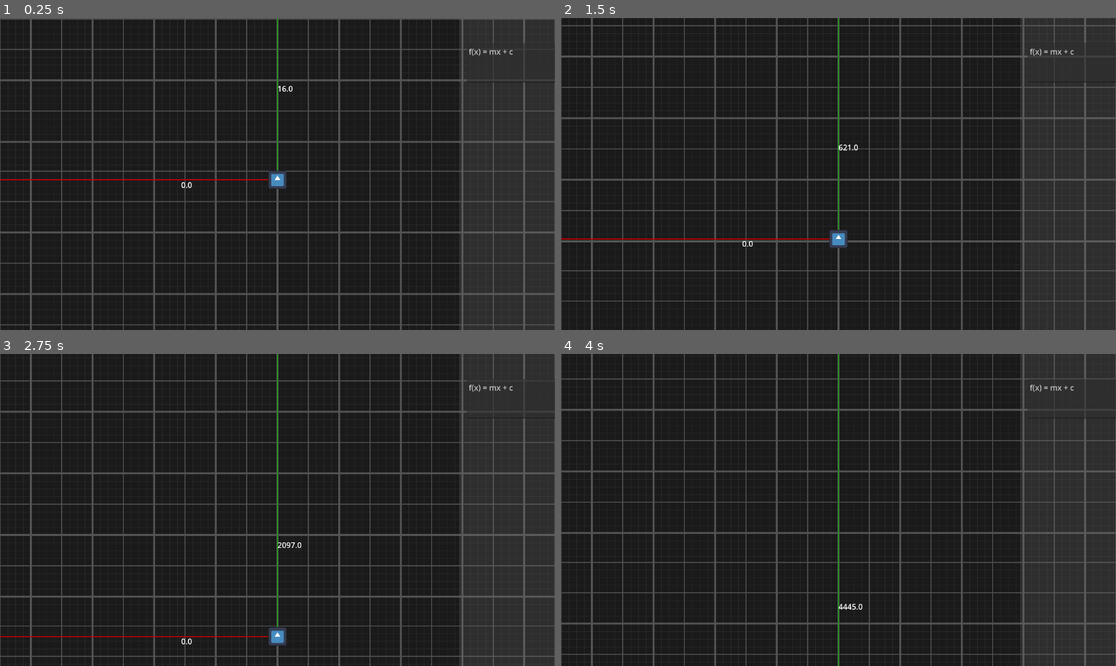
Above: before the commit, frames 1-4 (two rows, left to right).
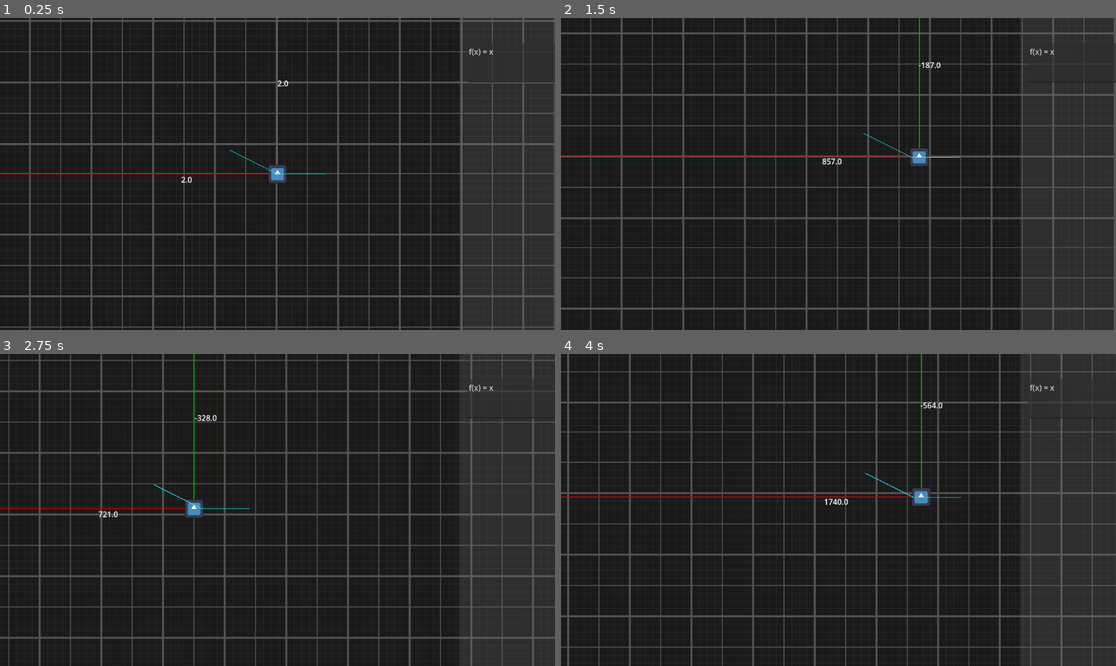
Above: after the commit, the same moments.

Repository: boiiiiiiiii12355/graph-combat
Game: Godot game, scene res://Scenes/game.tscn
Same seed, same stepped clock (60 frames per second), same inputs: the game is played once before the commit and once after it. The engine's default icon, where the game draws it, is replaced by a stand-in: a white triangle on a blue panel in a dark square.
Inputs:
- Up to frame 1 (0.25 s): no input
- Up to frame 2 (1.5 s): hold D (right, bound only after the commit) from 0.53 s (still down); tap W (up, bound only after the commit) at 0.6, 0.77, 1.07, 1.35 s
- Up to frame 3 (2.75 s): tap W (up, bound only after the commit) at 1.52, 1.82, 2.1 s; release D (right, bound only after the commit) at 2.03 s; hold A (left, bound only after the commit) from 2.03 s (still down)
- Up to frame 4 (4 s): release A (left, bound only after the commit) at 2.78 s; hold D (right, bound only after the commit) from 2.78 s (still down); tap W (up, bound only after the commit) at 2.85, 3.02, 3.32, 3.6, 3.77 s

The runs differ from the first frame. In frame 1, 15% of the frame differs, in the area x 0-100%, y 0-100%; in frame 2, 16%; in frame 3, 18%; in frame 4, 17%.

Commit message:
Update game.tscn, player.tscn, ui.tscn, and 3 more files

Diff:
--- a/Scenes/game.tscn
+++ b/Scenes/game.tscn
@@ -20,6 +20,7 @@
 stretch_mode = 1
 
 [node name="Player" parent="." instance=ExtResource("1_ebmjs")]
+position = Vector2(2, 2)
 
 [node name="math_camera" parent="Player" instance=ExtResource("3_3dryh")]
 
--- a/Scenes/player.tscn
+++ b/Scenes/player.tscn
@@ -6,11 +6,11 @@
 [sub_resource type="RectangleShape2D" id="RectangleShape2D_onrkg"]
 size = Vector2(34, 35.5)
 
-[node name="Player" type="CharacterBody2D" node_paths=PackedStringArray("ruler_x", "ruler_y")]
+[node name="Player" type="CharacterBody2D" node_paths=PackedStringArray("ruler_x", "ruler_y", "line")]
 script = ExtResource("1_cvnsp")
 ruler_x = NodePath("Rulers/x")
 ruler_y = NodePath("Rulers/y")
-ruler_color = Color(0.40832943, 0.4083295, 0.40832937, 1)
+line = NodePath("Rulers/graph")
 
 [node name="Icon" type="Sprite2D" parent="."]
 scale = Vector2(0.3, 0.3)
@@ -28,3 +28,9 @@
 
 [node name="x" type="Line2D" parent="Rulers"]
 points = PackedVector2Array(0, 0)
+
+[node name="graph" type="Line2D" parent="Rulers"]
+top_level = true
+points = PackedVector2Array(0, 1000, 0, 0, 0, 0, 0, 0, 0, 0, 0, 0, 0, 0, 0, 0, 0, 0, 0, 0, 0, 0, 0, 0)
+width = 1.0
+default_color = Color(0, 1, 1, 1)
--- a/Scenes/ui.tscn
+++ b/Scenes/ui.tscn
@@ -12,7 +12,7 @@
 script = ExtResource("1_jxero")
 x_label = NodePath("xy_labels/x_label")
 y_label = NodePath("xy_labels/y_label")
-dir_input = NodePath("input/TextEdit")
+dir_input = NodePath("input/input")
 
 [node name="xy_labels" type="Control" parent="."]
 anchors_preset = 0
@@ -46,14 +46,14 @@
 offset_bottom = 655.0
 color = Color(0.45490196, 0.45490196, 0.45490196, 1)
 
-[node name="TextEdit" type="TextEdit" parent="input"]
+[node name="input" type="TextEdit" parent="input"]
 layout_mode = 0
 offset_left = 969.0
 offset_top = 52.0
 offset_right = 1215.0
 offset_bottom = 134.0
-text = "f(x) = mx + c"
+text = "f(x) = x"
 placeholder_text = "f(x) = mx + c
 "
 
-[connection signal="text_changed" from="input/TextEdit" to="." method="_on_text_edit_text_changed"]
+[connection signal="text_changed" from="input/input" to="." method="_on_text_edit_text_changed"]
--- a/project.godot
+++ b/project.godot
@@ -26,6 +26,26 @@
 "events": [Object(InputEventKey,"resource_local_to_scene":false,"resource_name":"","device":-1,"window_id":0,"alt_press …(195 unchanged characters)…
 ]
 }
+up={
+"deadzone": 0.2,
+"events": [Object(InputEventKey,"resource_local_to_scene":false,"resource_name":"","device":-1,"window_id":0,"alt_pressed":false,"shift_pressed":false,"ctrl_pressed":false,"meta_pressed":false,"pressed":false,"keycode":0,"physical_keycode":87,"key_label":0,"unicode":119,"location":0,"echo":false,"script":null)
+]
+}
+down={
+"deadzone": 0.2,
+"events": [Object(InputEventKey,"resource_local_to_scene":false,"resource_name":"","device":-1,"window_id":0,"alt_pressed":false,"shift_pressed":false,"ctrl_pressed":false,"meta_pressed":false,"pressed":false,"keycode":0,"physical_keycode":83,"key_label":0,"unicode":115,"location":0,"echo":false,"script":null)
+]
+}
+left={
+"deadzone": 0.2,
+"events": [Object(InputEventKey,"resource_local_to_scene":false,"resource_name":"","device":-1,"window_id":0,"alt_pressed":false,"shift_pressed":false,"ctrl_pressed":false,"meta_pressed":false,"pressed":false,"keycode":0,"physical_keycode":65,"key_label":0,"unicode":97,"location":0,"echo":false,"script":null)
+]
+}
+right={
+"deadzone": 0.2,
+"events": [Object(InputEventKey,"resource_local_to_scene":false,"resource_name":"","device":-1,"window_id":0,"alt_pressed":false,"shift_pressed":false,"ctrl_pressed":false,"meta_pressed":false,"pressed":false,"keycode":0,"physical_keycode":68,"key_label":0,"unicode":100,"location":0,"echo":false,"script":null)
+]
+}
 
 [rendering]
 
--- a/scripts/player.gd
+++ b/scripts/player.gd
@@ -20,10 +20,31 @@
 	move_and_slide()
 
 func _physics_process(delta: float) -> void:
-	movement()
+	debug_movement()
+	graphing()
 
 @export var gravity = 9.3
 func movement():
-	if paused == false:
-		if not is_on_floor():
-			velocity.y += gravity
+	pass
+
+var speed = 1000
+func debug_movement():
+	var dir = Input.get_vector("left", "right", "up", 'down')
+	velocity = dir * speed
+
+
+
+
+@export var line : Line2D
+var center_point = 6
+var offset = 100
+func graphing():
+	var center = global_position
+	for pt in line.get_point_count():
+		line.set_point_position(center_point, center)
+		if not pt == center_point:
+			if pt < center_point:
+				line.set_point_position(pt, center - Vector2(offset, 50))
+
+			elif pt > center_point:
+				line.set_point_position(pt, center + Vector2(offset, 0))
--- a/scripts/ui.gd
+++ b/scripts/ui.gd
@@ -30,9 +30,14 @@
 		paused = false
 		gamemaster.time_speed_set(1)
 
+
 @export var dir_input : TextEdit
+var expression = Expression.new()
+var regex_x = RegEx.new()
 func _on_text_edit_text_changed() -> void:
 	var input_text = dir_input.text
-	var pattern = RegEx.new()
-	pattern.compile("[]x")
-	var result = pattern.search(input_text)
+	print(input_text)
+	var error = expression.parse(input_text, ["x", "y"])
+	if error == OK:
+		var end = expression.execute([player.global_position.x, player.global_position.y])
+		print(end)
